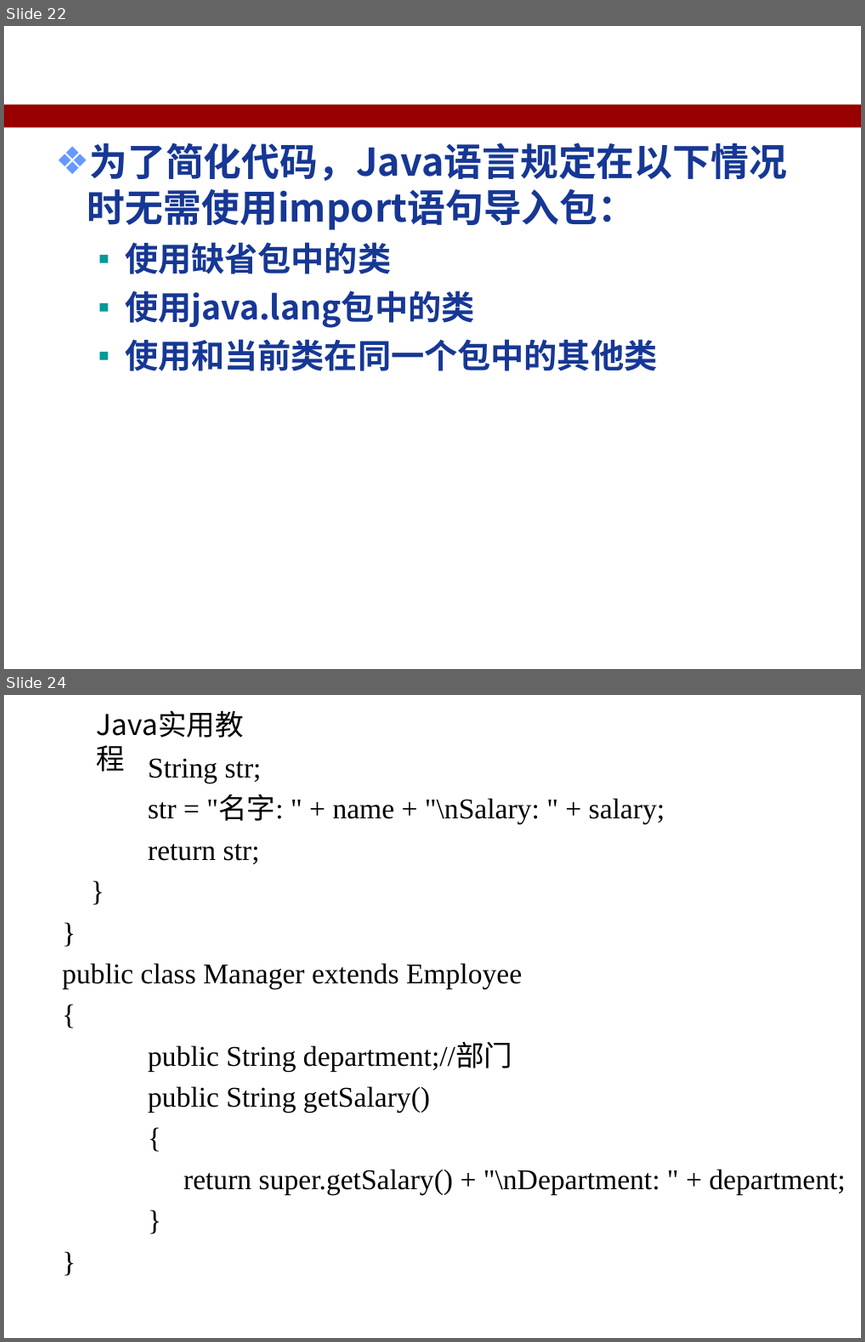
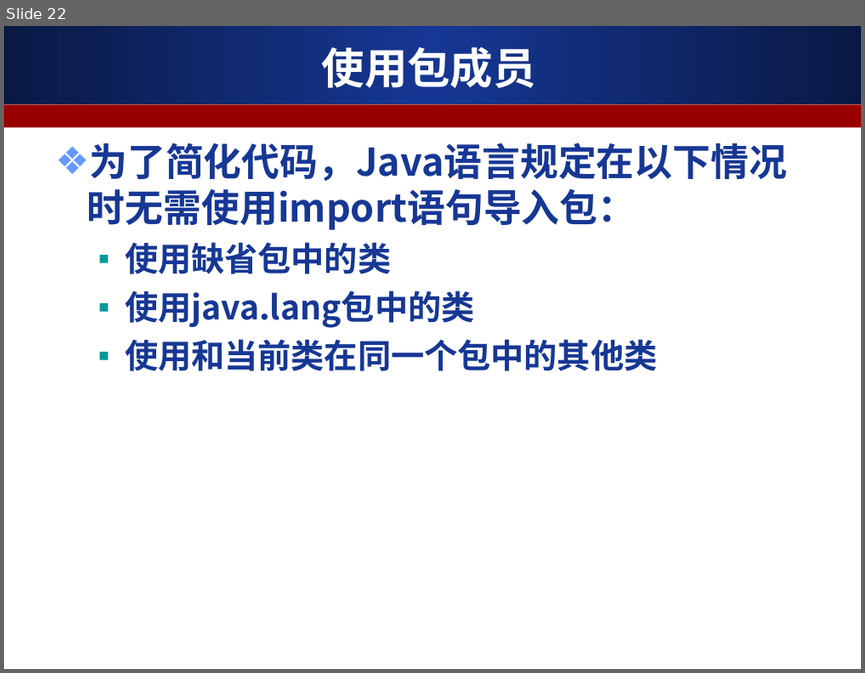
Before and after one commit to ALiberInc/Training, a slide deck: Java/第五章_Java语言的包.ppt. Shown one above the other, each under a label of ours: slides 22 and 24 before the commit, slide 22 after it; the slides between them are not shown. The pictures are 865x1342 and 865x673 pixels, drawn with LibreOffice and Linux fonts; fonts in the diff are those of the drawing; background and template pictures are left out. Boxes give left, top, right and bottom in pixels: in the first picture for what was removed or moved away, otherwise in the second. Text is boxed around its words. In the diff, an @@ line names an element or a change of style, - is before the commit and + after.

```diff
--- a/Java/第五章_Java语言的包.ppt
+++ b/Java/第五章_Java语言的包.ppt
@@ slide 24 removed at <box>4,695,861,1338</box>, background #FFFFFF @@
@@ text removed at <box>88,702,281,744</box> @@
-Java实用教程
@@ text removed at <box>62,758,845,1194</box> @@
-String str;
-str = "名字: " + name + "\nSalary: " + salary;
-return str;
-}
-}
-public class Manager extends Employee
-{
-public String department;//部门
-public String getSalary()
-{
-return super.getSalary() + "\nDepartment: " + department;
-}
-}
@@ slide 22 changed as well @@
@@ rectangle added at <box>4,26,861,104</box>, fill gradient #0A1944 to #163794 @@
@@ title added at <box>322,47,536,88</box>, 36 pt, text #FFFFFF, bold @@
+使用包成员
```
Also in this commit, not shown: 23 other slides changed, 2 other slides removed.
